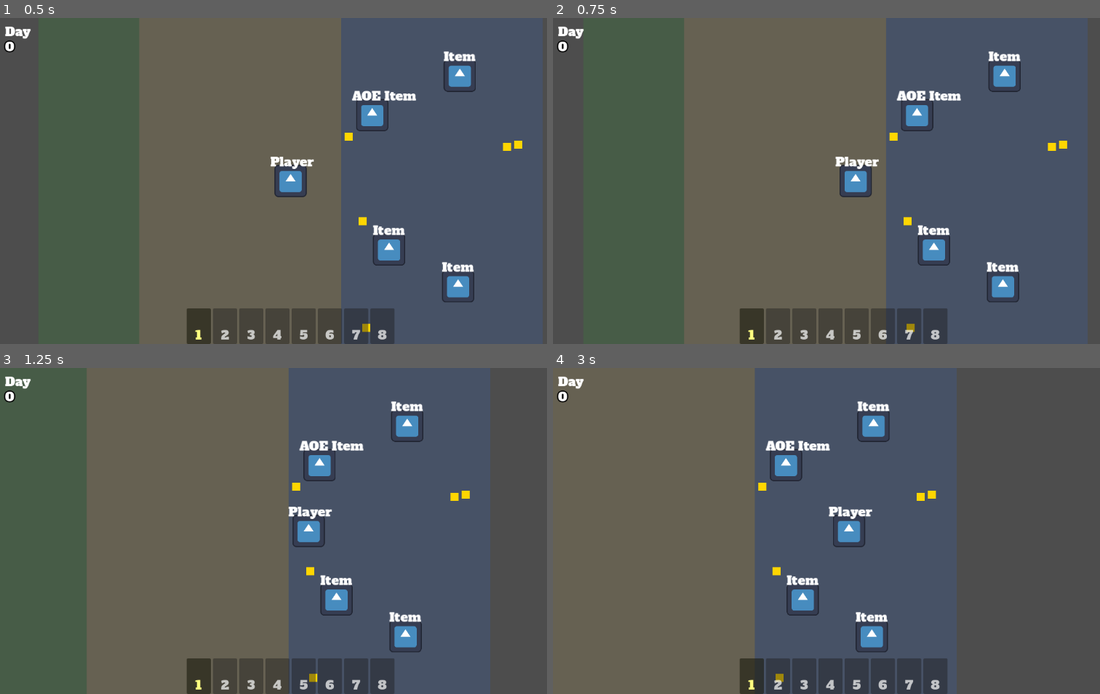
Above: before the commit, frames 1-4 (two rows, left to right).
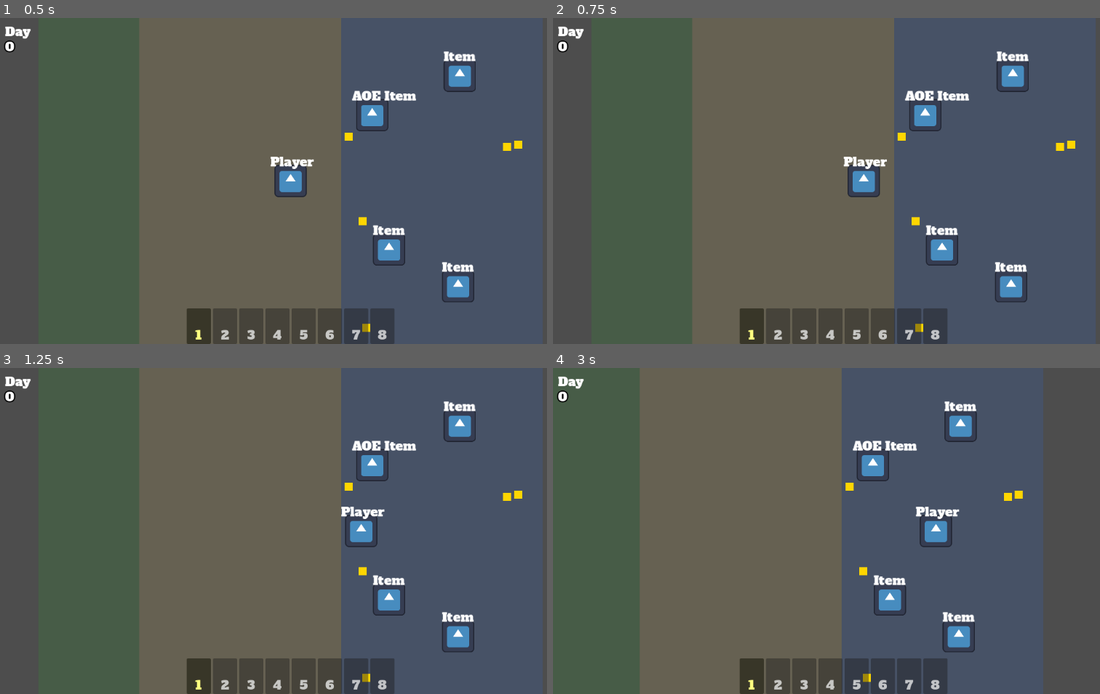
Above: after the commit, the same moments.

Repository: poga/dark-sea
Game: Godot game, scene res://scenes/game/main.tscn
Two runs of this game, one before a commit and one after it. Both use one fixed random seed, a clock stepped at 60 frames per second and the inputs below. The project has no main scene, so this scene is started directly. The engine's default icon, where the game draws it, is replaced by a stand-in: a white triangle on a blue panel in a dark square.
Inputs (mouse positions are in pixels of both pictures, inside the frame that each line leads up to):
- Up to frame 1 (0.5 s): no input
- Up to frame 2 (0.75 s): tap Enter at 0.5 s; move the mouse to (968, 164) at 0.52 s; hold D (move_right) from 0.53 s (still down); hold Q (drop) from 0.53 s (still down); click (968, 164) at 0.67 s
- Up to frame 3 (1.25 s): keep holding D (move_right); keep holding Q (drop)
- Up to frame 4 (3 s): release D (move_right) at 1.25 s; release Q (drop) at 1.25 s; drag from (728, 547) to (591, 531) at 1.27 s; move the mouse to (903, 459) at 2.02 s; hold D (move_right) 2.03-2.75 s; tap Alt at 2.1 s; drag from (815, 596) to (870, 531) at 2.77 s

Frame 1 is identical in both runs. In frame 2, 6.9% of the frame differs, in the area x 24-100%, y 0-100%; in frame 3, 31%; in frame 4, 49%, in the area x 0-90%, y 0-100%.

Commit message:
feat: add framed camera with drag margins (SCA-29)
Replace direct-follow camera with dead-zone camera using Camera2D's
built-in drag margins. Player moves freely within center safe zone,
camera only follows when player exits it.

Co-Authored-By: Claude Opus 4.6 <noreply@anthropic.com>

Diff:
--- a/scenes/player/player.gd
+++ b/scenes/player/player.gd
@@ -9,7 +9,6 @@
 signal active_slot_changed(slot: int)
 
 @export var speed: float = 200.0
-@export var camera_smoothing_speed: float = 5.0
 
 var inventory: Array[Area2D] = []
 var active_slot: int = 0
@@ -18,7 +17,6 @@
 func _ready():
 	inventory.resize(INVENTORY_SIZE)
 	inventory.fill(null)
-	$Camera2D.position_smoothing_speed = camera_smoothing_speed
 	$PickupZone.area_entered.connect(_on_pickup_zone_area_entered)
 	$PickupZone.area_exited.connect(_on_pickup_zone_area_exited)
 
--- a/scenes/player/player.tscn
+++ b/scenes/player/player.tscn
@@ -36,5 +36,11 @@
 position = Vector2(0, -60)
 
 [node name="Camera2D" type="Camera2D" parent="."]
+drag_horizontal_enabled = true
+drag_vertical_enabled = true
+drag_left_margin = 0.3
+drag_right_margin = 0.3
+drag_top_margin = 0.3
+drag_bottom_margin = 0.3
 position_smoothing_enabled = true
 position_smoothing_speed = 5.0
